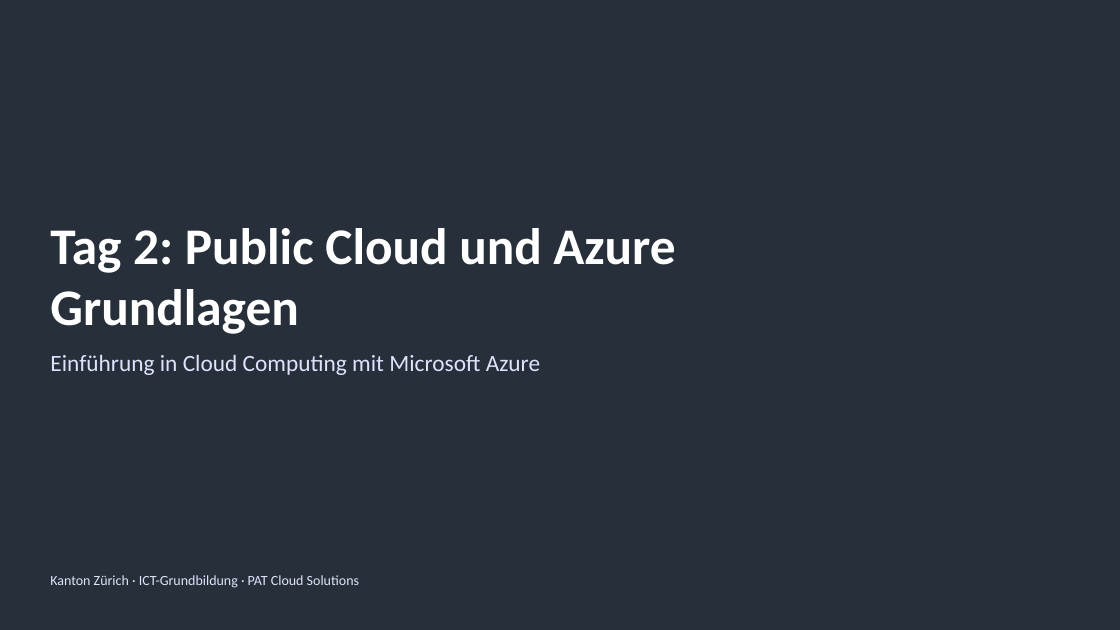
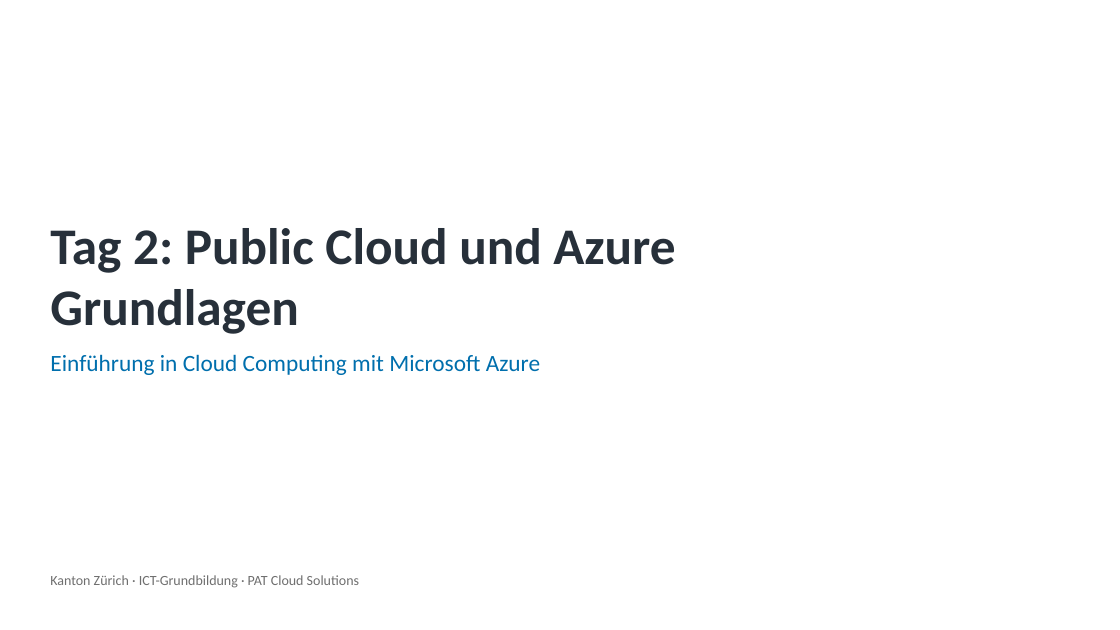
Before and after one commit to pat-teacher/azure-basics-training, a slide deck: slide 1 of praesentationen/tag-2-azure-grundlagen.pptx. Drawn at 1120x630 pixels with LibreOffice and Linux fonts; fonts in the diff are those of the drawing; background and template pictures are left out. Boxes give left, top, right and bottom in pixels: in the first picture for what was removed or moved away, otherwise in the second. Text is boxed around its words. In the diff, an @@ line names an element or a change of style, - is before the commit and + after.

```diff
--- a/praesentationen/tag-2-azure-grundlagen.pptx
+++ b/praesentationen/tag-2-azure-grundlagen.pptx
@@ background #27303A to #FFFFFF @@
@@ title "Tag 2: Public Cloud und ..." at box(50, 228, 675, 334): text colour #FFFFFF to #27303A @@
@@ text "Einführung in Cloud Computing mit ..." at box(50, 354, 540, 375): text colour #DEE2FB to #006FAD @@
@@ text "Kanton Zürich · ICT-Grundbildung · ..." at box(50, 575, 359, 588): text colour #DEE2FB to #6F6F6F @@
```
Also in this commit, not shown: 1 other slide changed, 16 other files.
